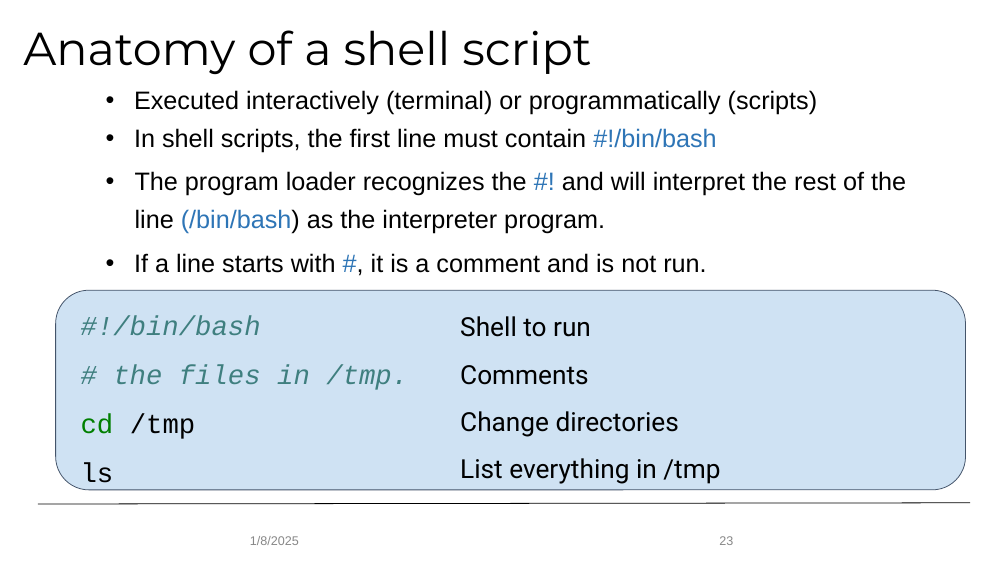
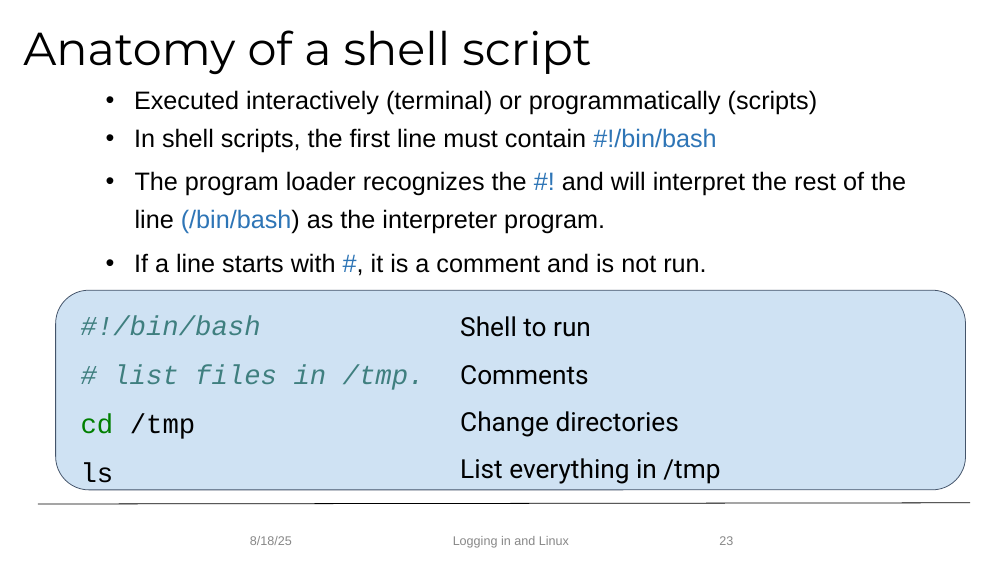
Before and after one commit to mohalkh5/hpc_fundamentals_micro_credential, a slide deck: slide 23 of logging_in_and_linux/logging_in_linux.pptx. Drawn at 1008x567 pixels with LibreOffice and Linux fonts; fonts in the diff are those of the drawing; background and template pictures are left out. Boxes give left, top, right and bottom in pixels: in the first picture for what was removed or moved away, otherwise in the second. Text is boxed around its words. In the diff, an @@ line names an element or a change of style, - is before the commit and + after.

Commit message:
General updates for Aug 2025, specific updates to Linux presentation (#22) (#1)
* Updated lecture for Jan 2024

* Delete asking_for_help directory -- has been merged into module 1

* Delete research_allocations directory - has been merged with monitoring module

* updated for August 2025

* Create variables_scope.sh

* Create test.sh

* Delete logging_in_and_linux/shell_scripts directory

* Aug 2025 edits to Linux presentation

```diff
--- a/logging_in_and_linux/logging_in_linux.pptx
+++ b/logging_in_and_linux/logging_in_linux.pptx
@@ text at (81,316,425,390): text changed @@
-#!/bin/bash
-# the files in /tmp.
+#!/bin/bash
+# list files in /tmp.
@@ text at (250,536,292,545): text changed @@
-1/8/2025
+8/18/25
@@ text added at (453,536,569,548), 12 pt, text #888888 @@
+Logging in and Linux
```
Also in this commit, not shown: 27 other slides changed, 3 slides added, 3 slides removed, 7 other files.
